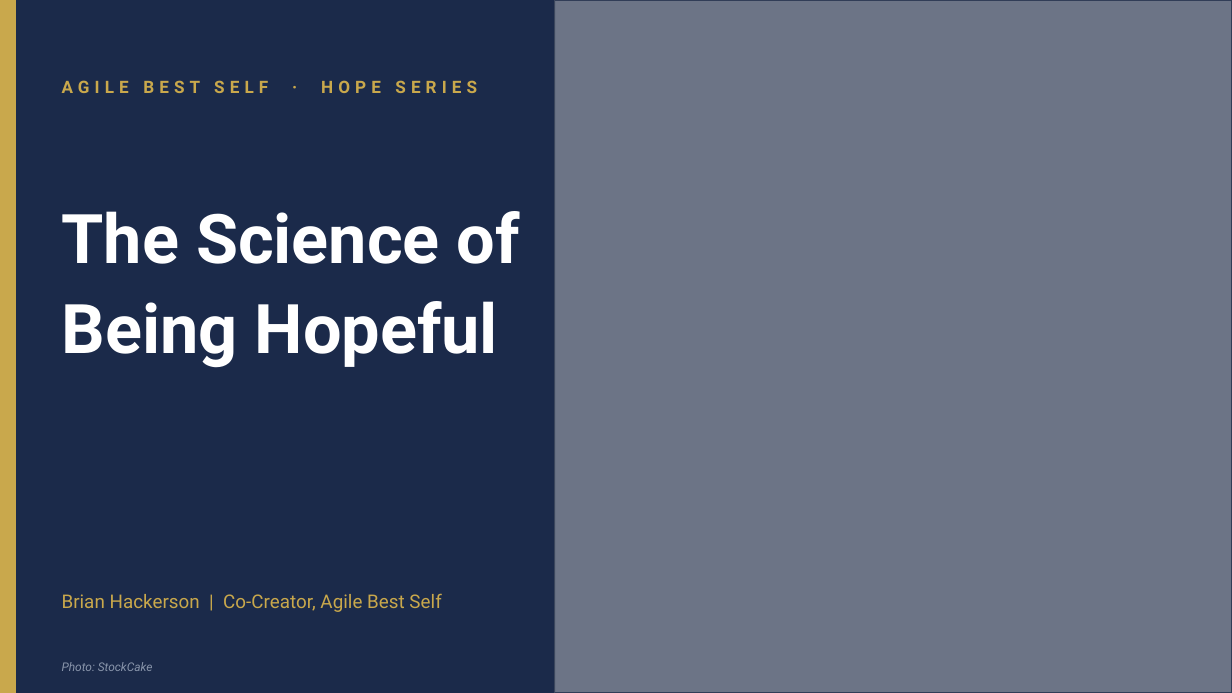
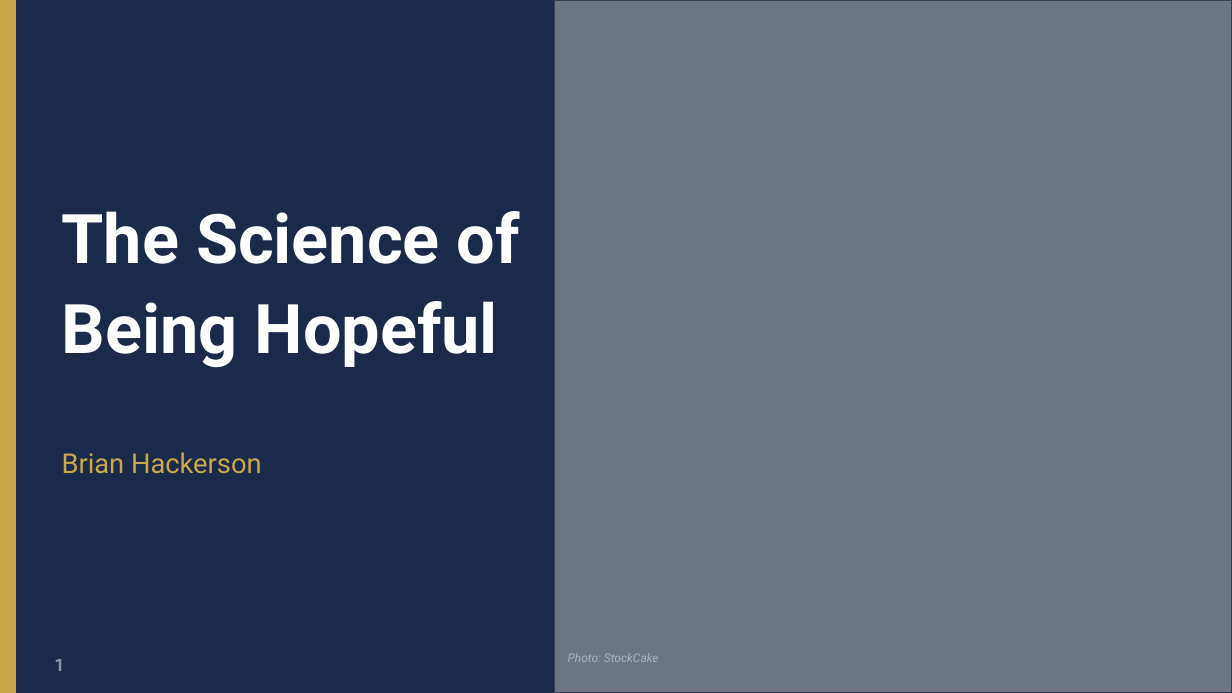
Before and after one commit to brhackerson/the-hope-habit, a slide deck: slide 1 of talks/hope-practice.pptx. Drawn at 1232x693 pixels with LibreOffice and Linux fonts; fonts in the diff are those of the drawing; grey boxes stand for pictures. Boxes give left, top, right and bottom in pixels: in the first picture for what was removed or moved away, otherwise in the second. Text is boxed around its words. In the diff, an @@ line names an element or a change of style, - is before the commit and + after.

```diff
--- a/talks/hope-practice.pptx
+++ b/talks/hope-practice.pptx
@@ text removed at bbox=[62, 80, 477, 93] @@
-AGILE BEST SELF · HOPE SERIES
@@ text added at bbox=[62, 452, 262, 474], 16 pt, text #C9A84C @@
+Brian Hackerson
@@ text removed at bbox=[62, 593, 441, 612] @@
-Brian Hackerson | Co-Creator, Agile Best Self
@@ page number added at bbox=[54, 659, 64, 671], 10.5 pt, text #FFFFFF at 50% opacity, bold @@
+1
@@ text "Photo: StockCake": place and size @@
-text "Photo: StockCake" at bbox=[62, 662, 153, 671]
+text "Photo: StockCake" at bbox=[568, 653, 659, 662]
```
Also in this commit, not shown: 17 other slides changed.
